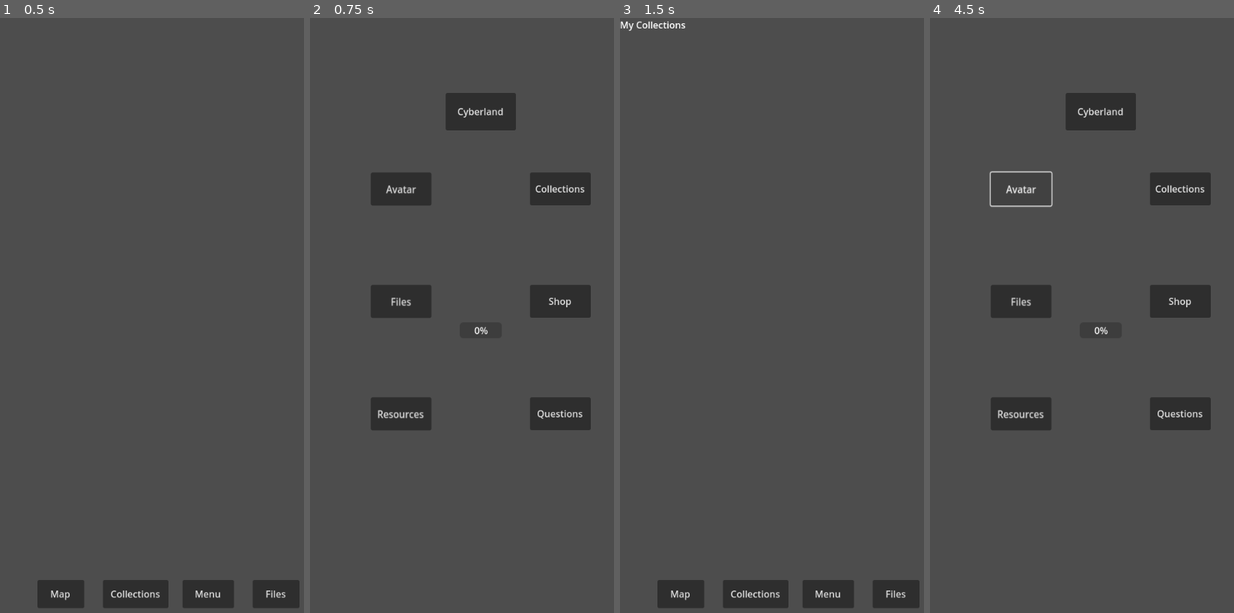
Above: before the commit, frames 1-4 (left to right).
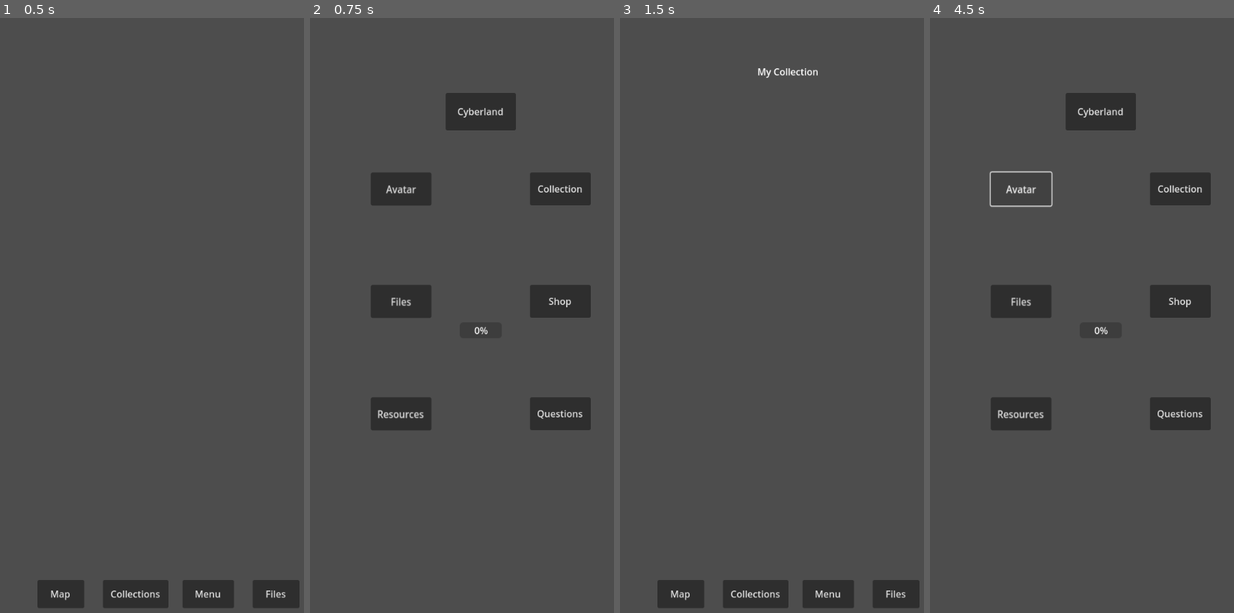
Above: after the commit, the same moments.

Repository: eyubious/cyberland-godot
Game: Godot game, scene res://login.tscn
Two runs of this game, one before a commit and one after it. Both use one fixed random seed, a clock stepped at 60 frames per second and the inputs below.
Inputs:
- Up to frame 1 (0.5 s): no input
- Up to frame 2 (0.75 s): click "Menu" at 0.5 s
- Up to frame 3 (1.5 s): click "Collections" (after the commit: "Collection") at 1.25 s
- Up to frame 4 (4.5 s): click "Menu" at 2 s; click "Cyberland" at 2.75 s; click "Menu" at 3.5 s; click "Avatar" at 4.25 s

Frame 1 is identical in both runs. In frame 2, 0.1% of the frame differs, in the area x 74-91%, y 28-30%; in frame 3, 0.3%, in the area x 0-66%, y 0-11%; in frame 4, 0.1%.

Commit message:
Moved collections title

Diff:
--- a/collections.tscn
+++ b/collections.tscn
@@ -5,8 +5,12 @@
 [node name="Collections" type="Node2D"]
 
 [node name="Label" type="Label" parent="."]
-offset_right = 40.0
-offset_bottom = 23.0
-text = "My Collections"
+offset_left = 192.0
+offset_top = 64.0
+offset_right = 384.0
+offset_bottom = 120.0
+text = "My Collection"
+horizontal_alignment = 1
+vertical_alignment = 1
 
 [node name="MainMenu" parent="." instance=ExtResource("1_leggr")]
--- a/main_menu.tscn
+++ b/main_menu.tscn
@@ -34,8 +34,7 @@
 offset_top = 264.0
 offset_right = 480.0
 offset_bottom = 320.0
-text = "Collections
-"
+text = "Collection"
 
 [node name="ShopBtn" type="Button" parent="."]
 offset_left = 376.0
